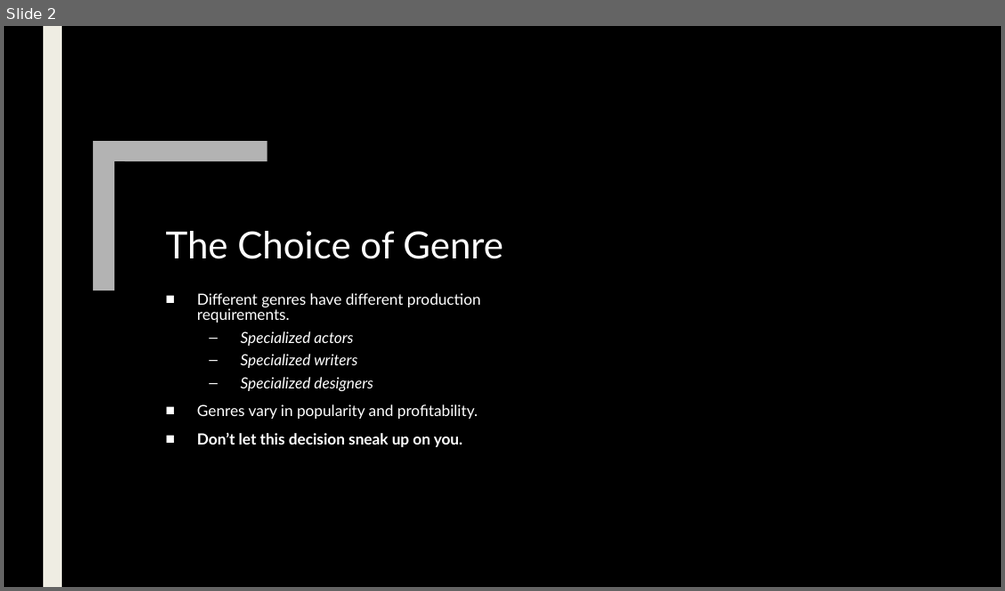
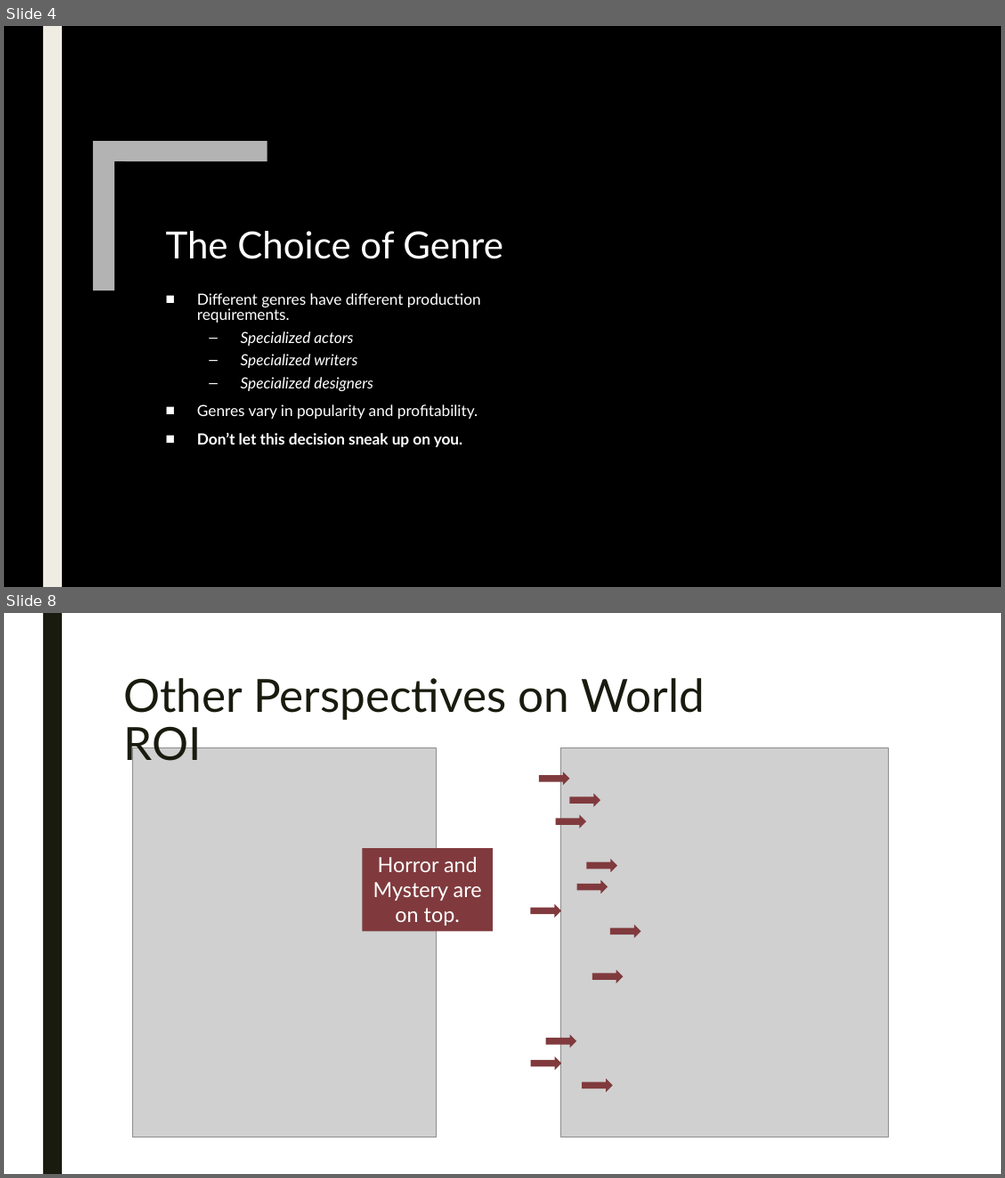
Before and after one commit to ndgigliotti/dsc-phase-1-project, a slide deck: presentation/presentation.pptx. Shown one above the other, each under a label of ours: slide 2 before the commit, slides 4 and 8 after it; the slides between them are not shown. The pictures are 1005x591 and 1005x1178 pixels, drawn with LibreOffice and Linux fonts; fonts in the diff are those of the drawing; grey boxes stand for pictures; background and template pictures are left out. Boxes give left, top, right and bottom in pixels: in the first picture for what was removed or moved away, otherwise in the second. Text is boxed around its words. In the diff, an @@ line names an element or a change of style, - is before the commit and + after.

```diff
--- a/presentation/presentation.pptx
+++ b/presentation/presentation.pptx
@@ slide 8 added at bbox=[4, 613, 1001, 1174], background #FFFFFF @@
@@ rectangle added at bbox=[43, 613, 62, 1174], fill #191B0E @@
@@ title added at bbox=[123, 678, 704, 769], 44 pt, text #191B0E @@
+Other Perspectives on World ROI
@@ picture added at bbox=[133, 747, 437, 1136] @@
@@ right arrow added at bbox=[539, 771, 569, 785], fill #803A3D @@
@@ picture added at bbox=[560, 747, 889, 1136] @@
@@ right arrow added at bbox=[569, 793, 600, 807], fill #803A3D @@
@@ right arrow added at bbox=[556, 815, 587, 828], fill #803A3D @@
@@ rectangle added at bbox=[362, 848, 493, 931], fill #803A3D, 20 pt, text #FFFFFF @@
+Horror and Mystery are on top.
@@ right arrow added at bbox=[587, 859, 617, 873], fill #803A3D @@
@@ right arrow added at bbox=[531, 904, 561, 917], fill #803A3D @@
@@ right arrow added at bbox=[577, 880, 607, 893], fill #803A3D @@
@@ right arrow added at bbox=[610, 925, 641, 938], fill #803A3D @@
@@ right arrow added at bbox=[592, 970, 623, 983], fill #803A3D @@
@@ right arrow added at bbox=[546, 1034, 577, 1047], fill #803A3D @@
@@ right arrow added at bbox=[531, 1056, 561, 1070], fill #803A3D @@
@@ right arrow added at bbox=[582, 1078, 613, 1092], fill #803A3D @@
@@ what was slide 2 is now slide 4 @@
```
Also in this commit, not shown: 1 slide changed, 8 other slides added, 7 slides removed, 1 other file.
